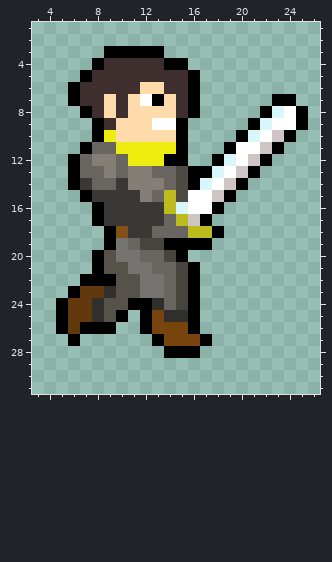
Pixel-art sprite: res/player/Warrior/walk/warrior_walk_3.png. Above: the version before the commit.
The file is 32x32 pixels. Colours within 5 levels of each other are drawn and written as one. Shown: x 3..26, y 1..31. The old version is drawn lined up with the new one.
Now the later version:
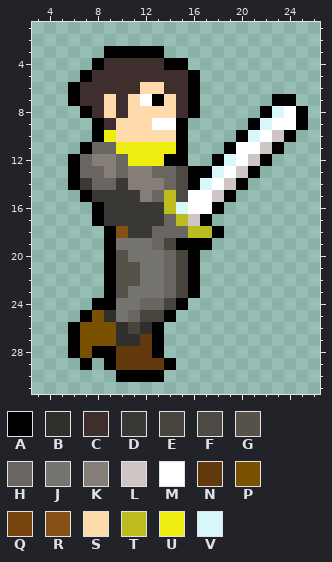
Palette (. is transparent): A #000000  B #312f2c  C #3e2e2e  D #3a3834  E #47443d  F #4d4a44  G #565249  H #696661  J #767471  K #847e76  L #cfc5c5  M #ffffff  N #62390c  P #7a5100  Q #76440c  R #845016  S #ffdbac  T #bcbc1f  U #eded10  V #d8f7fa
Message: fix warrior walking sprites og potions
Edits made:
{"change": "whole drawing moved by +0,-1 (the old picture is shown already moved)"}
{"y":19,"x":11,"old":"HEEA","new":"JJHE"}
{"y":20,"x":8,"old":"AGJ","new":".AG"}
{"y":20,"x":12,"old":"HHEA.","new":"JJHEA"}
{"y":21,"x":8,"old":"AG","new":".A"}
{"y":21,"x":11,"old":"J","new":"G"}
{"y":21,"x":13,"old":"H","new":"J"}
{"y":22,"x":7,"old":"AA","new":".."}
{"y":23,"x":6,"old":"ANNB","new":"...A"}
{"y":23,"x":11,"old":"G","new":"J"}
{"y":24,"x":5,"old":"ANNBGGAABHEA","new":"...AAJJHHEA."}
{"y":25,"x":5,"old":"ANNBGA.AQBBA","new":"..APBJHEEA.."}
{"y":26,"x":5,"old":"ANAAA..AQQQA","new":".APPPBEBA..."}
{"y":27,"x":7,"old":"......","new":"PPPBBN"}
{"y":27,"x":14,"old":"QQQA","new":"...."}
{"y":28,"x":6,"old":"........AAA","new":"APAANNNA..."}
{"y":29,"x":7,"old":".","new":"A"}
{"y":29,"x":9,"old":"......","new":"ANNNNA"}
{"y":30,"x":10,"old":"....","new":"AAAA"}
{"label":"changed","picture_box":[56,238,212,382]}
